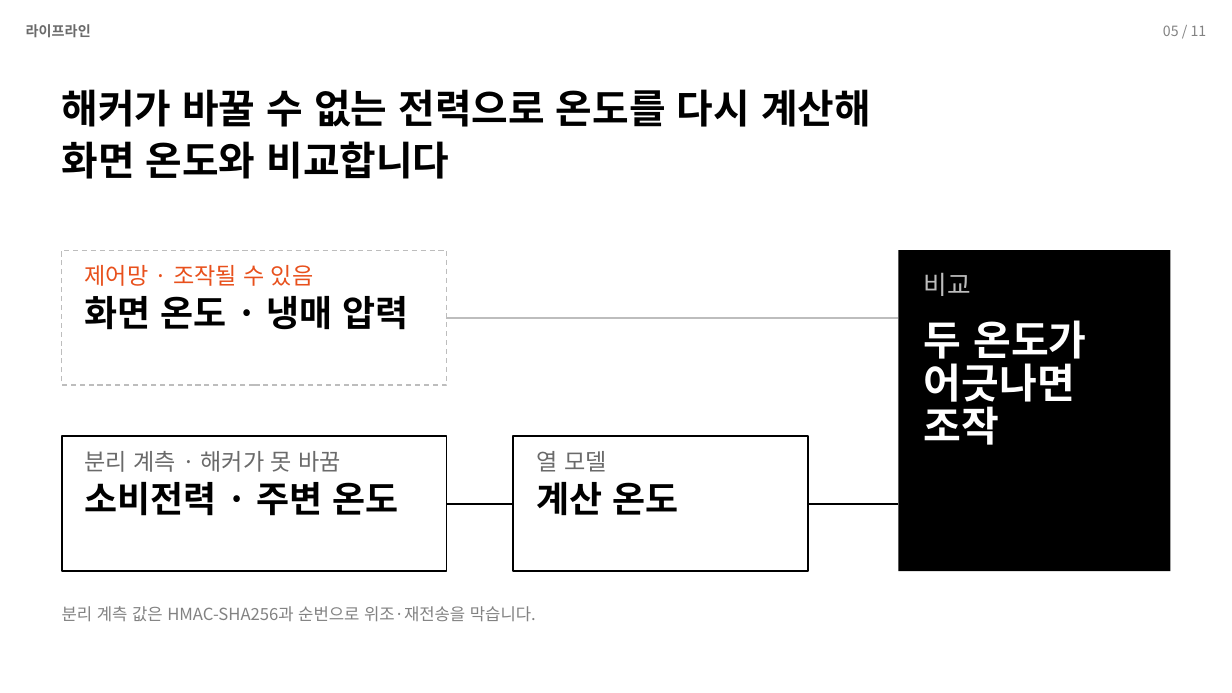
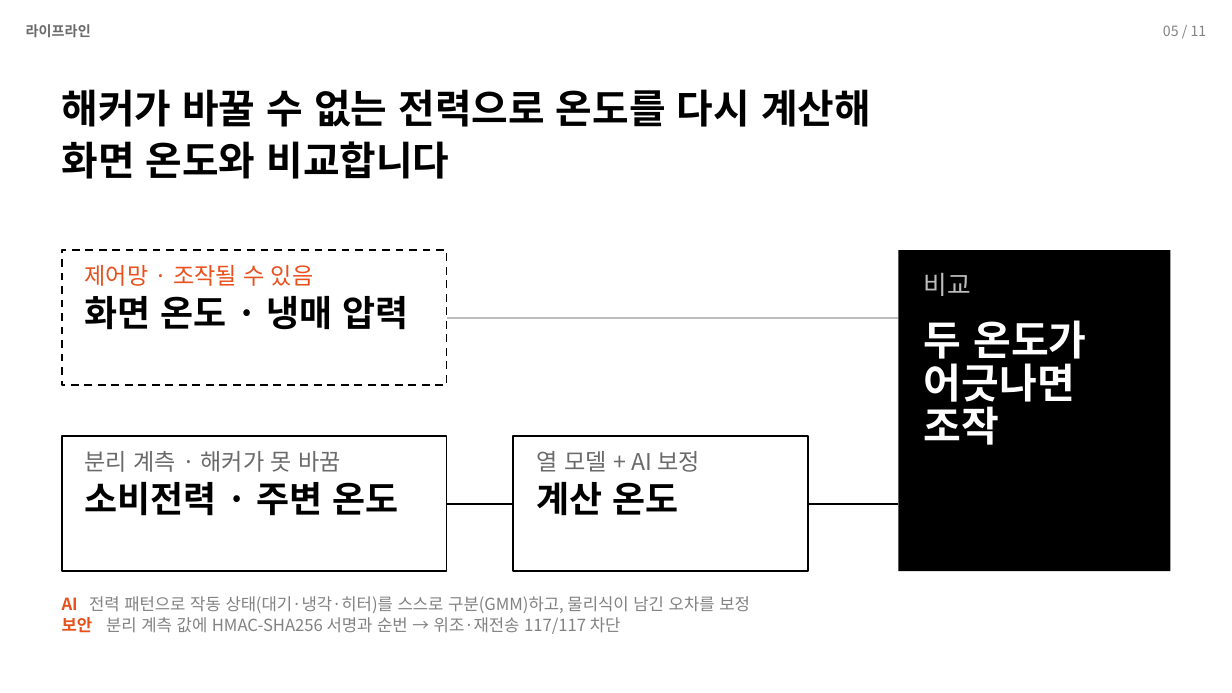
Before and after one commit to Jakpae/Blood-fridge-tamper-detection, a slide deck: slide 5 of docs/presentation/발표_라이프라인.pptx. Drawn at 1232x693 pixels with LibreOffice and Linux fonts; fonts in the diff are those of the drawing. Boxes give left, top, right and bottom in pixels: in the first picture for what was removed or moved away, otherwise in the second. Text is boxed around its words. In the diff, an @@ line names an element or a change of style, - is before the commit and + after.

```diff
--- a/docs/presentation/발표_라이프라인.pptx
+++ b/docs/presentation/발표_라이프라인.pptx
@@ rectangle at box(62, 250, 447, 385): outline #BDBDBD 1 pt dashed to #000000 1.5 pt dashed @@
@@ text at box(536, 451, 700, 472): text changed @@
-열 모델
+열 모델 + AI 보정
@@ text at box(62, 596, 750, 634): text changed @@
-분리 계측 값은 HMAC-SHA256과 순번으로 위조·재전송을 막습니다.
+AI 전력 패턴으로 작동 상태(대기·냉각·히터)를 스스로 구분(GMM)하고, 물리식이 남긴 오차를 보정
+보안 분리 계측 값에 HMAC-SHA256 서명과 순번 → 위조·재전송 117/117 차단
```
Also in this commit, not shown: 7 other slides changed, 3 other files.
